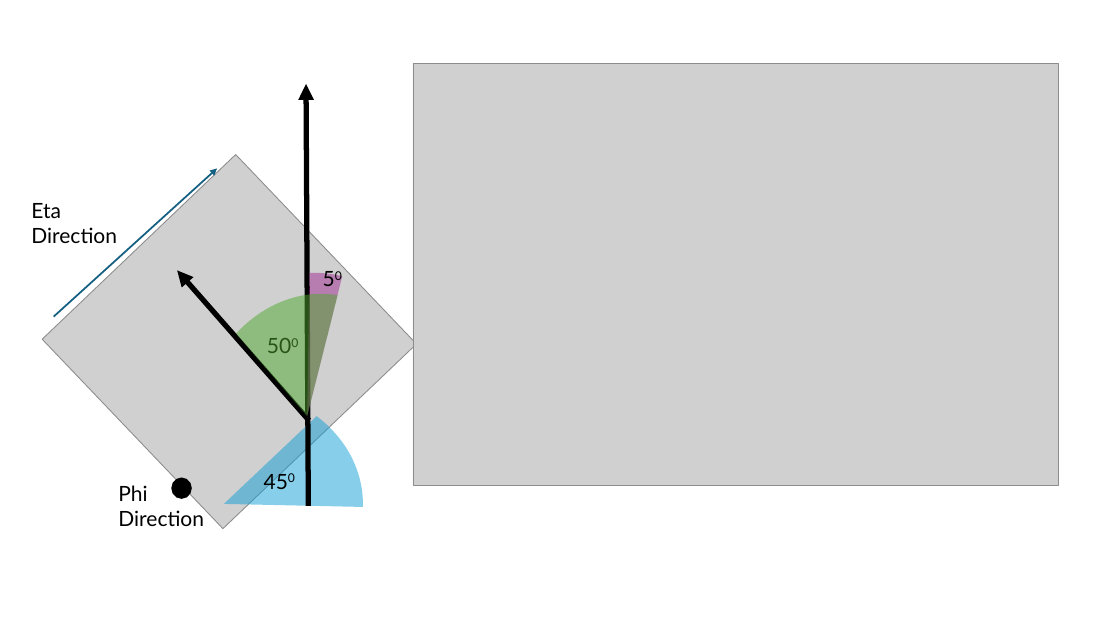
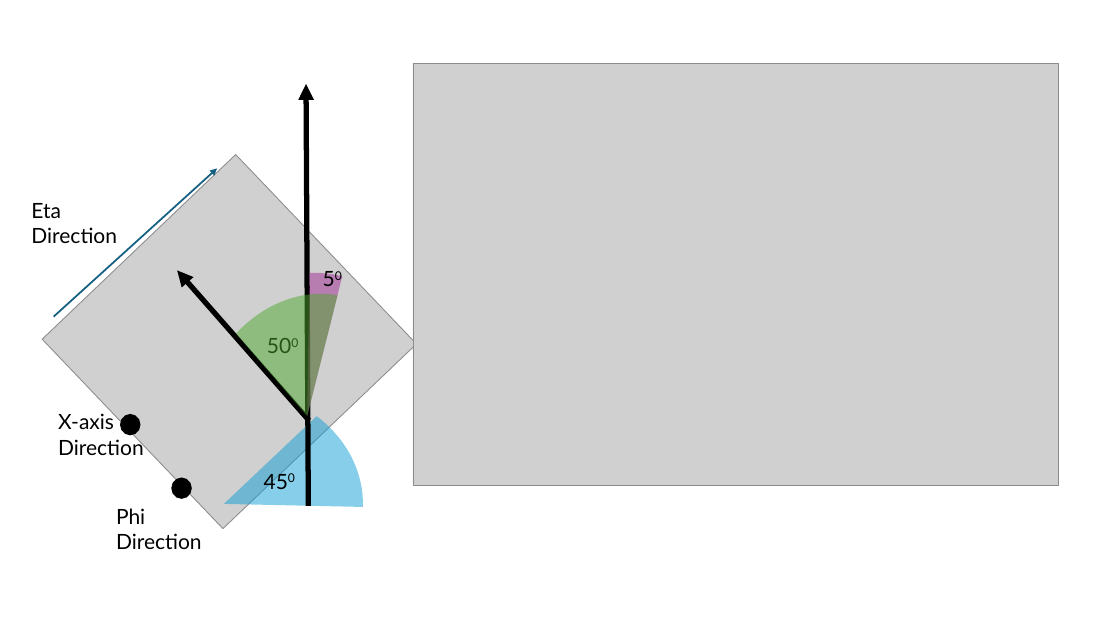
Before and after one commit to PatrickC12/ProAnubisReconstruction, a slide deck: slide 5 of ProAnubis_CERN/Investigations/Pictures.pptx (slide 6 before the commit). Drawn at 1120x630 pixels with LibreOffice and Linux fonts; fonts in the diff are those of the drawing; grey boxes stand for pictures. Boxes give left, top, right and bottom in pixels: in the first picture for what was removed or moved away, otherwise in the second. Text is boxed around its words. In the diff, an @@ line names an element or a change of style, - is before the commit and + after.

```diff
--- a/ProAnubis_CERN/Investigations/Pictures.pptx
+++ b/ProAnubis_CERN/Investigations/Pictures.pptx
@@ text added at bbox=[58, 411, 144, 455], 18 pt, text #000000 @@
+X-axis Direction
@@ ellipse added at bbox=[121, 415, 139, 434], fill #000000, outline #000000 1.5 pt @@
@@ text "Phi Direction": place and size @@
-text "Phi Direction" at bbox=[118, 485, 204, 526]
+text "Phi Direction" at bbox=[116, 508, 202, 549]
```
Also in this commit, not shown: 1 other slide changed, 8 slides added, 8 other files.
